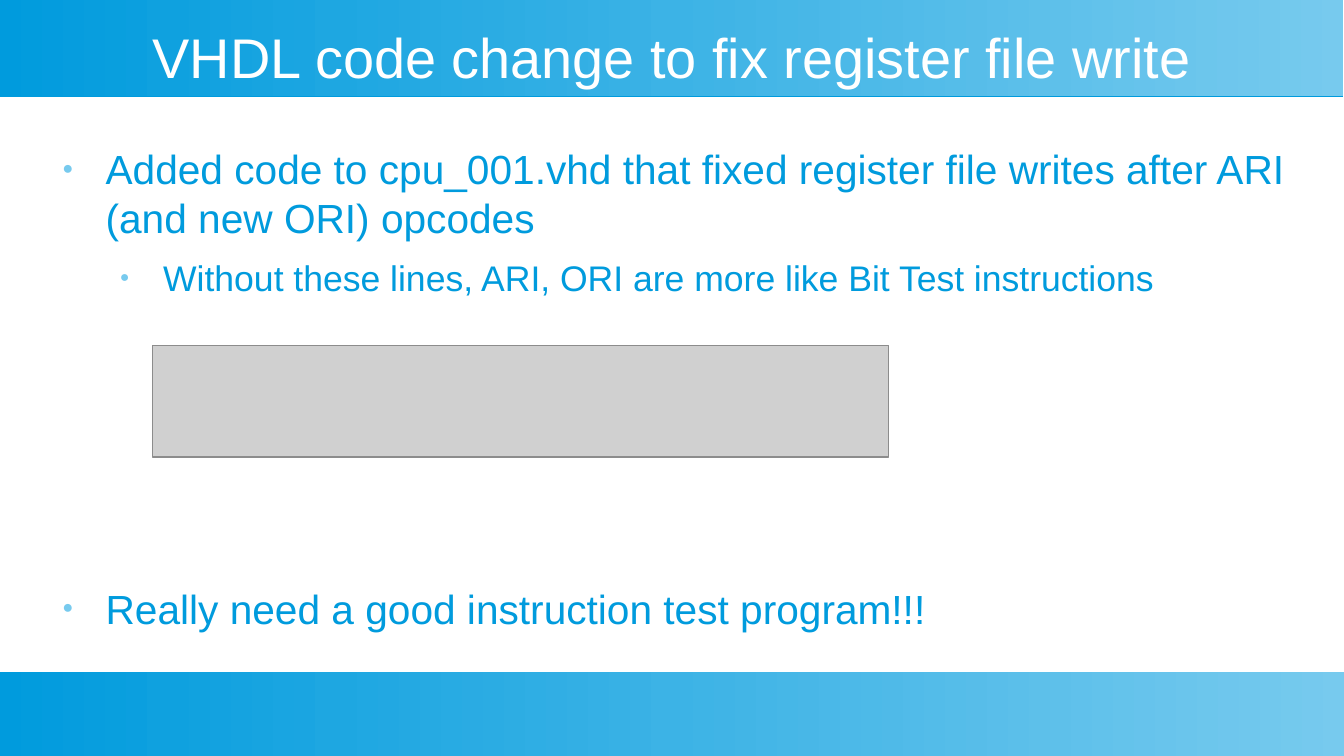
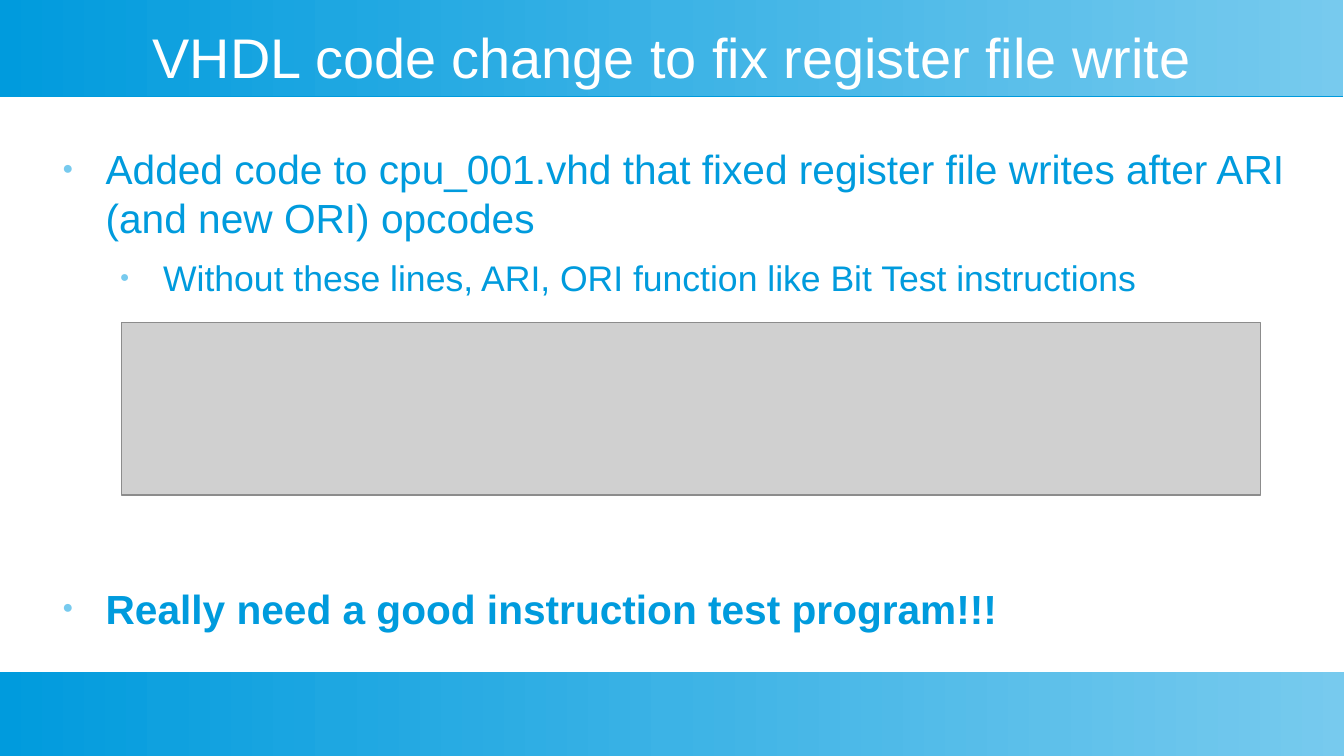
Before and after one commit to douggilliland/Design_A_CPU, a slide deck: slide 9 of Docs/DIY-FPGA-Computer-A1_New_Opcodes_Design.odp. Drawn at 1344x756 pixels with LibreOffice and Linux fonts; fonts in the diff are those of the drawing; grey boxes stand for pictures. Boxes give left, top, right and bottom in pixels: in the first picture for what was removed or moved away, otherwise in the second. Text is boxed around its words. In the diff, an @@ line names an element or a change of style, - is before the commit and + after.

```diff
--- a/Docs/DIY-FPGA-Computer-A1_New_Opcodes_Design.odp
+++ b/Docs/DIY-FPGA-Computer-A1_New_Opcodes_Design.odp
@@ text at (163, 265, 1136, 296): text changed @@
-  ● Without these lines, ARI, ORI are more like Bit Test instructions
+  ● Without these lines, ARI, ORI function like Bit Test instructions
@@ picture: place and size @@
-picture at (152, 345, 889, 457)
+picture at (122, 322, 1261, 495)
@@ text at (106, 594, 997, 631): bold on in "Really need a good instruction test program!!!" @@
```
Also in this commit, not shown: 3 other slides changed.
